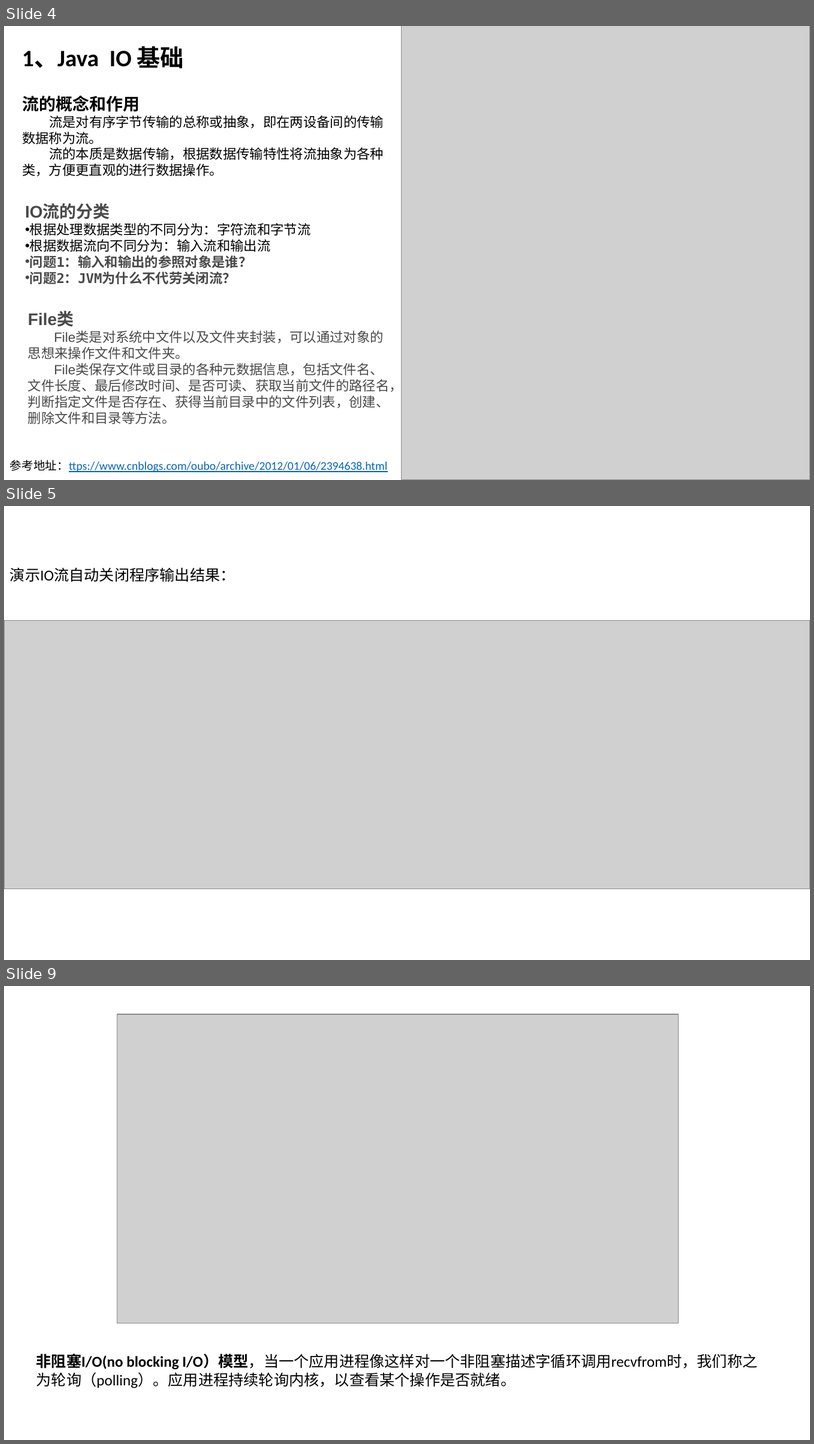
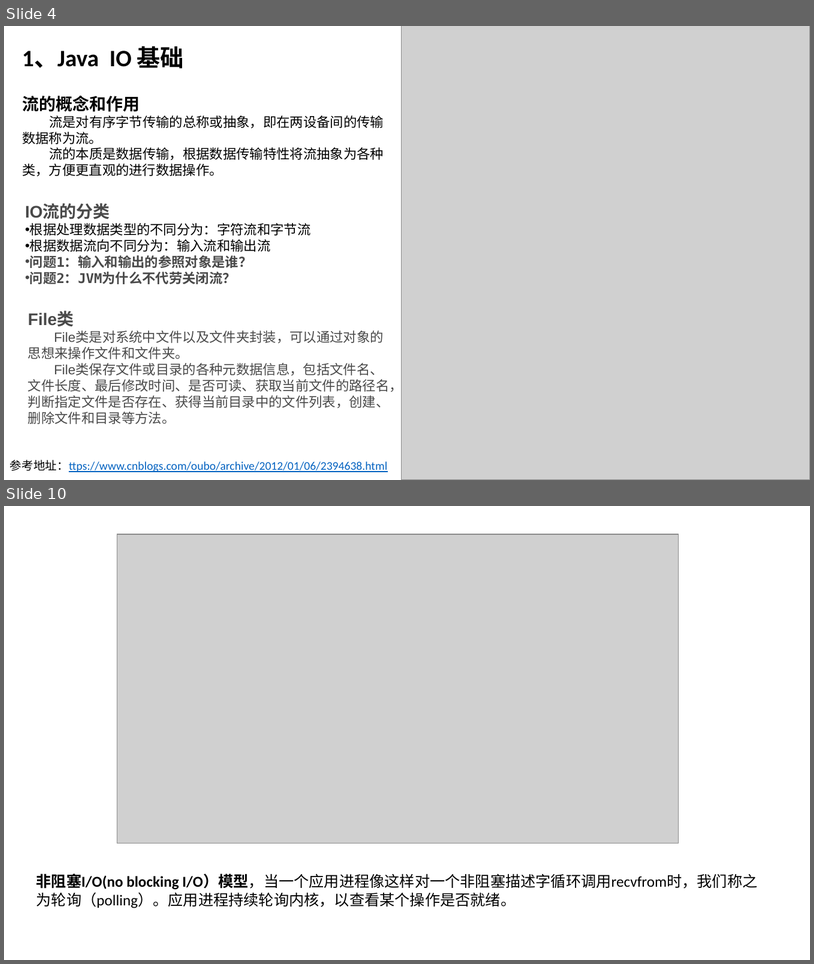
Before and after one commit to zhangyd3739/gitPath, a slide deck: Netty入门指南.pptx. Shown one above the other, each under a label of ours: slides 4, 5 and 9 before the commit, slides 4 and 10 after it; the slides between them are not shown. The pictures are 814x1444 and 814x964 pixels, drawn with LibreOffice and Linux fonts; fonts in the diff are those of the drawing; grey boxes stand for pictures. Boxes give left, top, right and bottom in pixels: in the first picture for what was removed or moved away, otherwise in the second. Text is boxed around its words. In the diff, an @@ line names an element or a change of style, - is before the commit and + after.

```diff
--- a/Netty入门指南.pptx
+++ b/Netty入门指南.pptx
@@ slide 5 removed at <box>4,506,810,960</box>, background #FFFFFF @@
@@ text removed at <box>10,567,236,582</box> @@
-演示IO流自动关闭程序输出结果：
@@ picture removed at <box>4,621,810,888</box> @@
@@ what was slide 9 is now slide 10 @@
```
Also in this commit, not shown: 3 slides changed, 5 slides added, 1 other slide removed, 11 other files.
